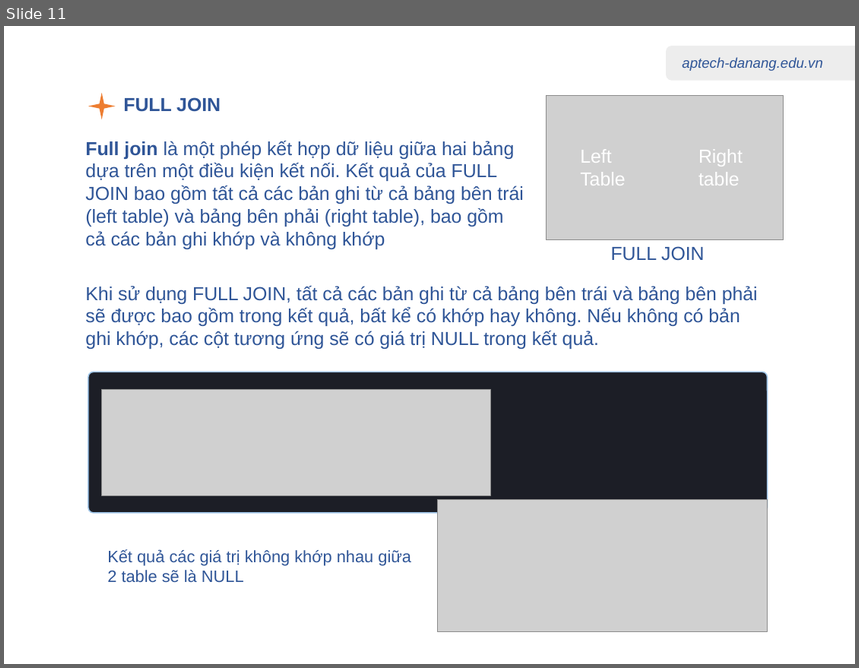
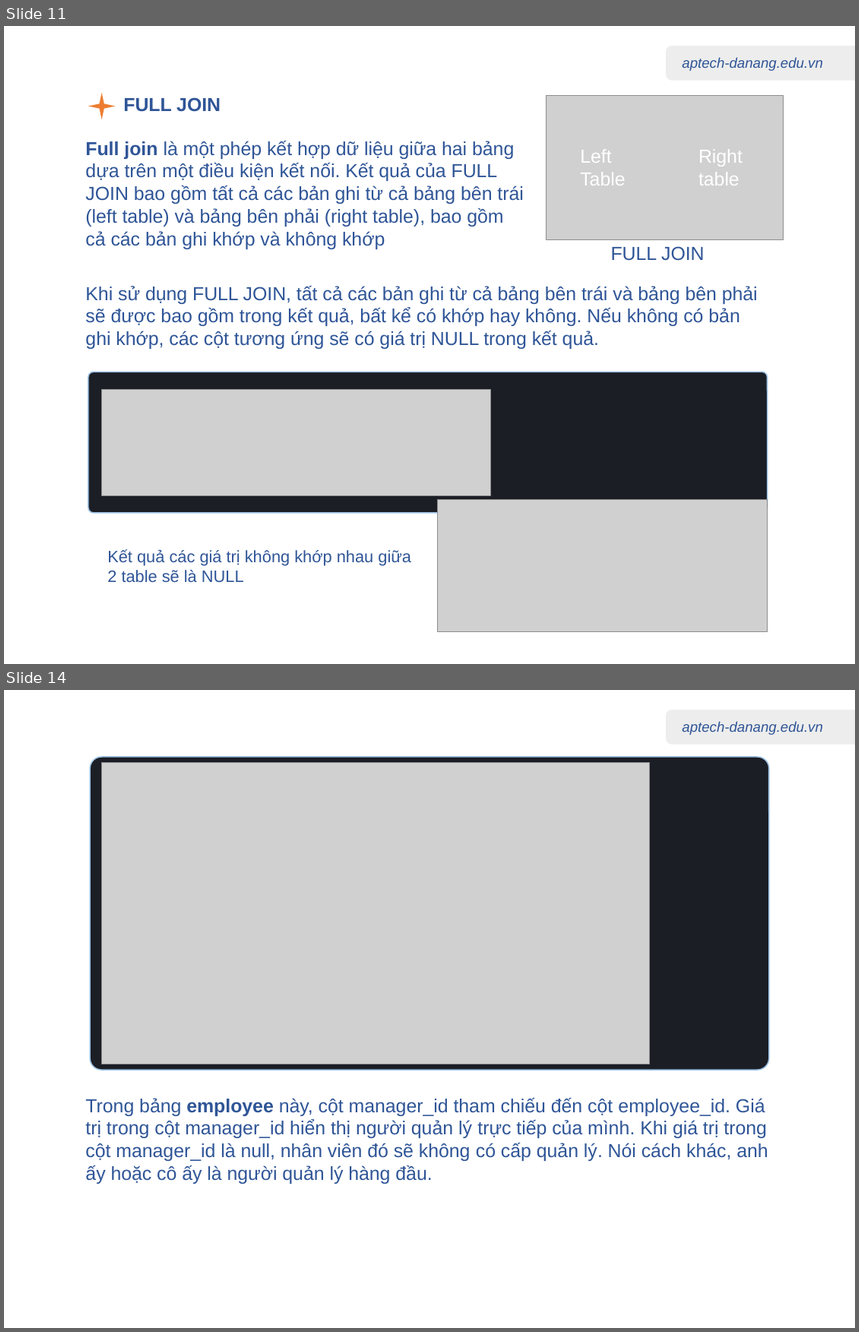
Before and after one commit to nhannn87dn/Learn-PostgreSQL, a slide deck: 01.Lessions/06-Joining-Multiple-Tables/06-Joining-Multiple-Tables.pptx. Shown one above the other, each under a label of ours: slide 11 before the commit, slides 11 and 14 after it; the slides between them are not shown. The pictures are 859x668 and 859x1332 pixels, drawn with LibreOffice and Linux fonts; fonts in the diff are those of the drawing; grey boxes stand for pictures. Boxes give left, top, right and bottom in pixels: in the first picture for what was removed or moved away, otherwise in the second. Text is boxed around its words. In the diff, an @@ line names an element or a change of style, - is before the commit and + after.

```diff
--- a/01.Lessions/06-Joining-Multiple-Tables/06-Joining-Multiple-Tables.pptx
+++ b/01.Lessions/06-Joining-Multiple-Tables/06-Joining-Multiple-Tables.pptx
@@ slide 14 added at (x1=4, y1=690, x2=855, y2=1328), background #FFFFFF; not listed: 2 template elements that a slide beside it also shows @@
@@ rounded rectangle added at (x1=90, y1=757, x2=769, y2=1071), fill #1C1E26, outline #9DC3E6 1 pt @@
@@ picture added at (x1=102, y1=762, x2=650, y2=1065) @@
@@ text added at (x1=85, y1=1098, x2=768, y2=1184), 16 pt, text #2F5597 @@
+Trong bảng employee này, cột manager_id tham chiếu đến cột employee_id. Giá trị trong cột manager_id hiển thị người quản lý trực tiếp của mình. Khi giá trị trong cột manager_id là null, nhân viên đó sẽ không có cấp quản lý. Nói cách khác, anh ấy hoặc cô ấy là người quản lý hàng đầu.
```
Also in this commit, not shown: 1 slide changed, 3 other slides added, 7 other files.
